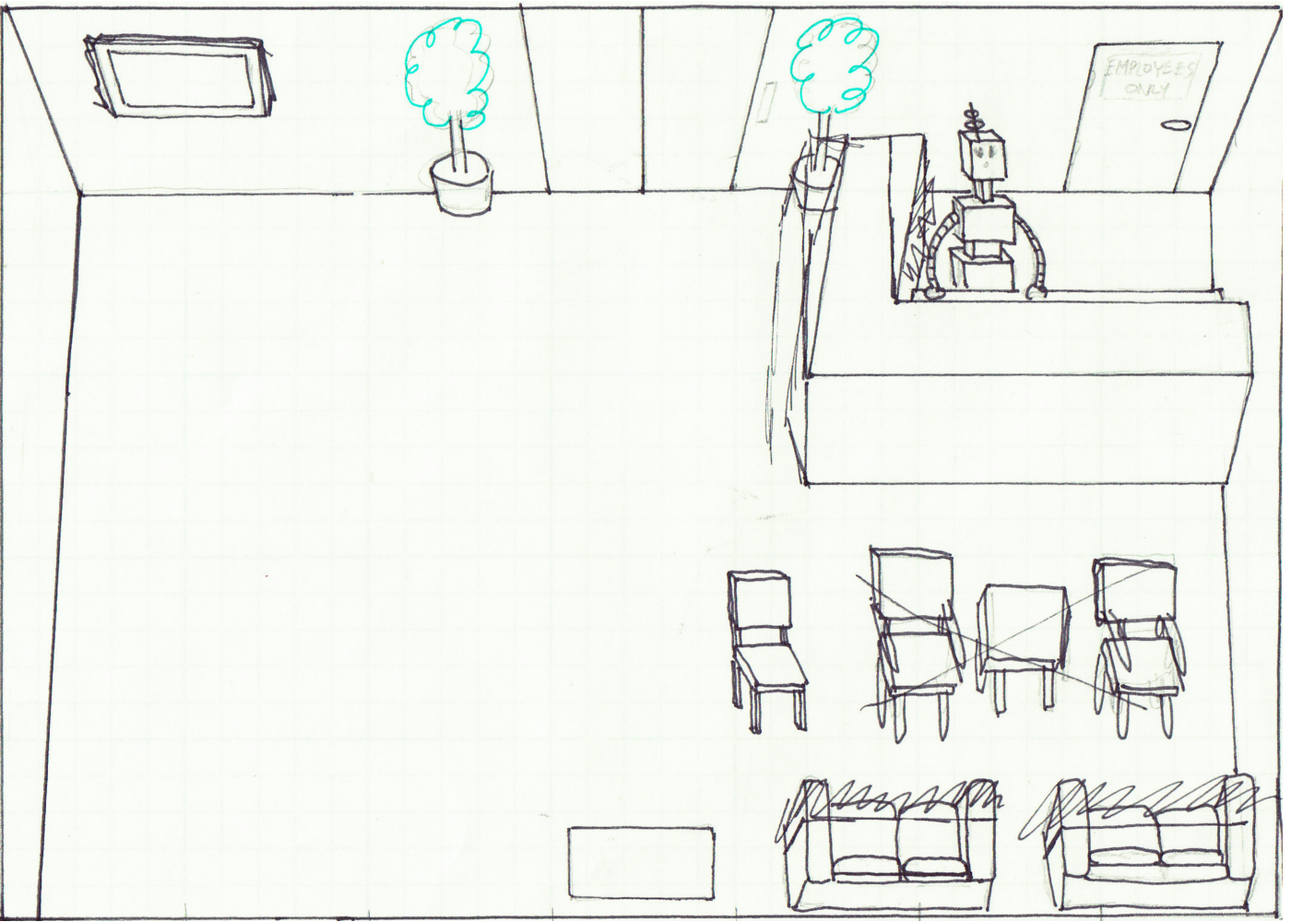
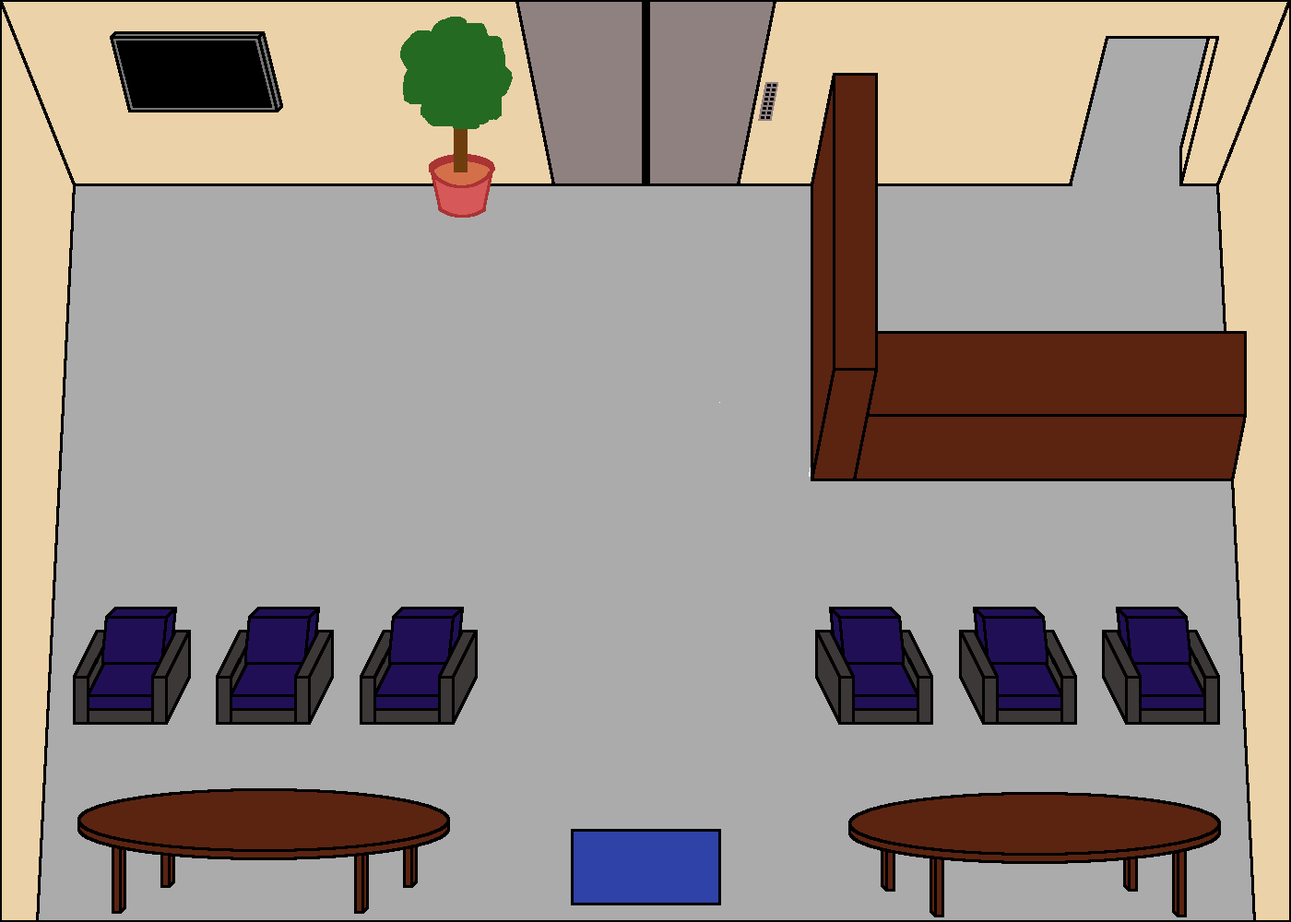
Before/after of a 1291x922 layered artwork. What changed in the layer stack:
added layer "furnishings" above "scene2" over [72, 16, 1221, 726]
added layer "scene2" above "room outline" over [77, 0, 1277, 918]
renamed "pixel art" to "room outline", painted on it over [0, 0, 1291, 922]
hid "Pasted Layer", painted on it over [0, 0, 1284, 922]
hid "Background" over [0, 0, 1291, 922]
